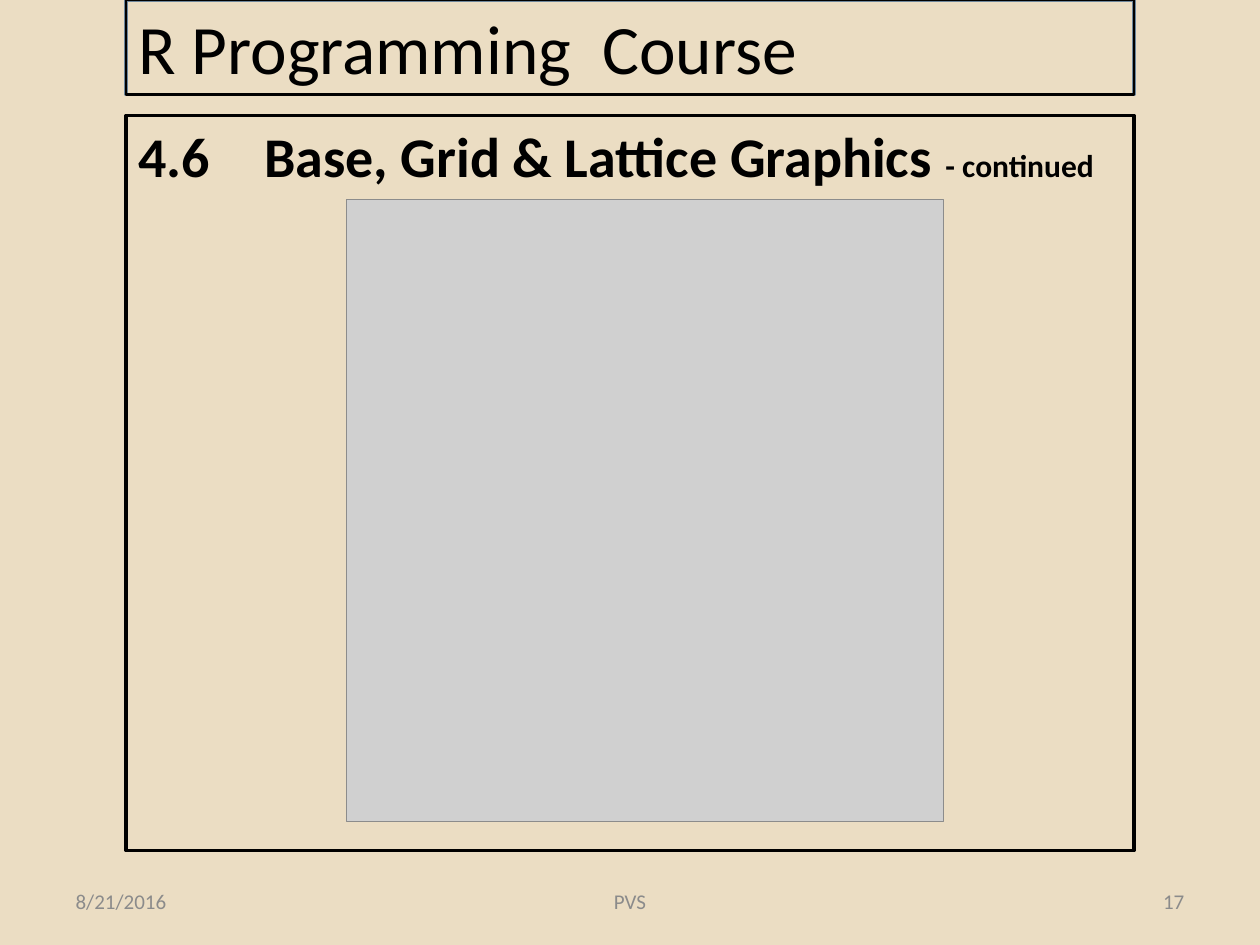
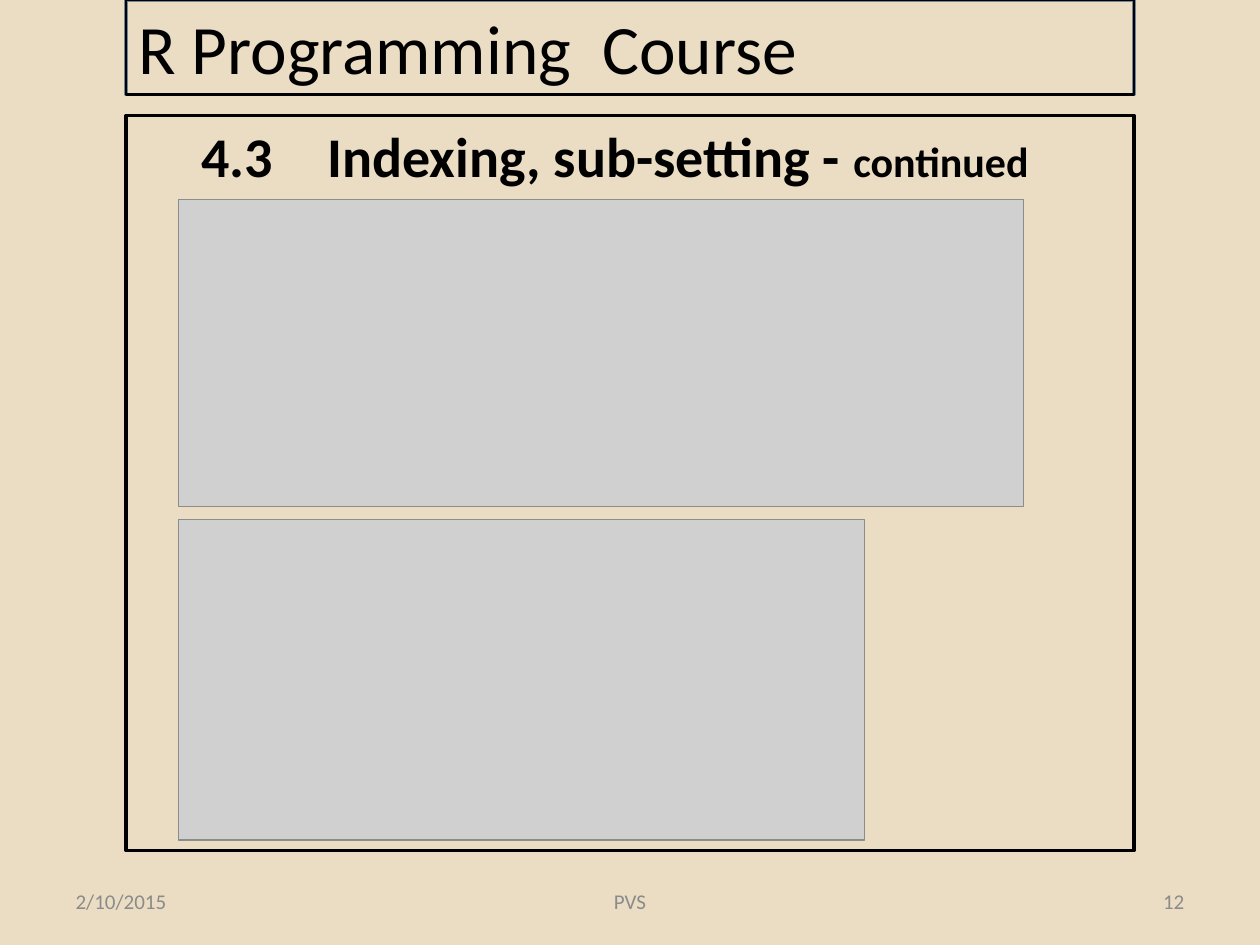
Before and after one commit to pvs-greatlakes/R-materials, a slide deck: slide 12 of R Programming_Lessons_4.pptx (slide 17 before the commit). Drawn at 1260x945 pixels with LibreOffice and Linux fonts; fonts in the diff are those of the drawing; grey boxes stand for pictures; background and template pictures are left out. Boxes give left, top, right and bottom in pixels: in the first picture for what was removed or moved away, otherwise in the second. Text is boxed around its words. In the diff, an @@ line names an element or a change of style, - is before the commit and + after.

```diff
--- a/R Programming_Lessons_4.pptx
+++ b/R Programming_Lessons_4.pptx
@@ text at box(201, 137, 1028, 187): text changed @@
-  4.6 Base, Grid & Lattice Graphics - continued
+  4.3 Indexing, sub-setting - continued
@@ picture added at box(179, 199, 1024, 505) @@
@@ picture removed at box(346, 199, 944, 822) @@
@@ picture added at box(179, 519, 866, 839) @@
@@ text at box(76, 894, 167, 910): text changed @@
-8/21/2016
+2/10/2015
@@ page number at box(1163, 895, 1184, 909): text changed @@
-17
+12
```
Also in this commit, not shown: 11 other slides changed, 30 slides added, 15 slides removed, 6 other files.
